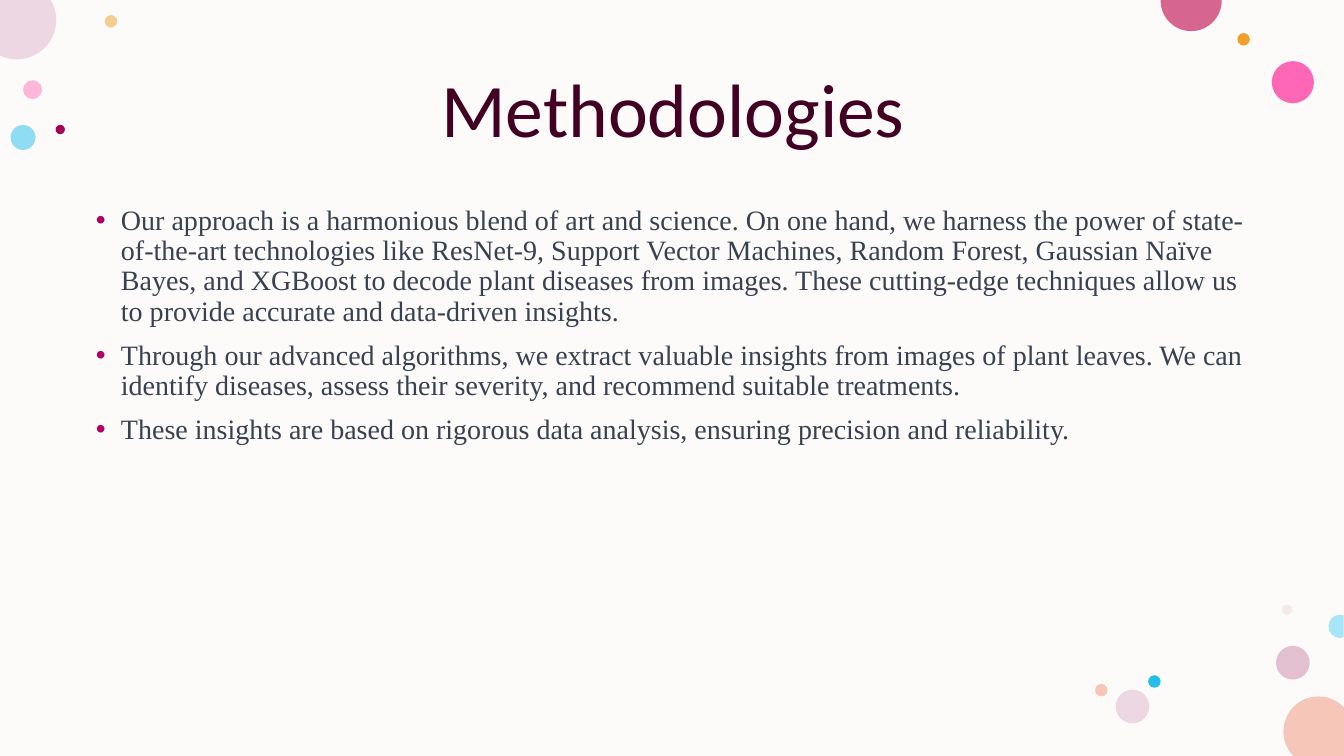
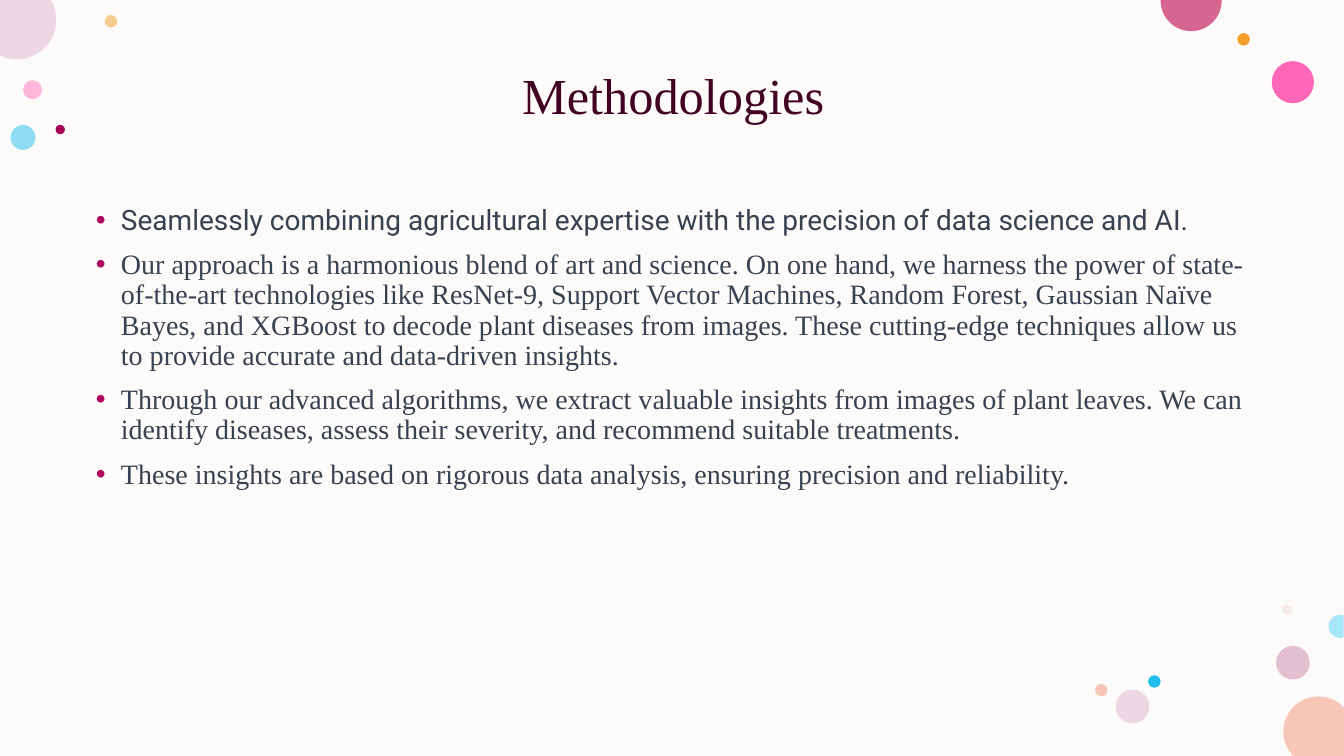
Before and after one commit to chandana341/DSCapstone, a slide deck: slide 5 of AgriAdvisor.pptx (slide 4 before the commit). Drawn at 1344x756 pixels with LibreOffice and Linux fonts; fonts in the diff are those of the drawing. Boxes give left, top, right and bottom in pixels: in the first picture for what was removed or moved away, otherwise in the second. Text is boxed around its words. In the diff, an @@ line names an element or a change of style, - is before the commit and + after.

```diff
--- a/AgriAdvisor.pptx
+++ b/AgriAdvisor.pptx
@@ title "Methodologies" at [522, 79, 824, 124]: size 54 to 36 pt, font Calibri to Times New Roman @@
@@ text at [121, 208, 1188, 236]: paragraph added @@
+• Seamlessly combining agricultural expertise with the precision of data science and AI.
```
Also in this commit, not shown: 3 other slides changed, 4 slides added.
